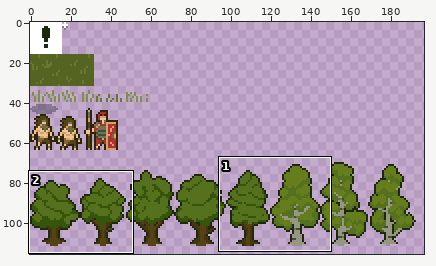
Pixel-art file -- src/sprites.aseprite. Above: a wide view before the commit, with the close-up outlined.
Close-up. Earlier state:
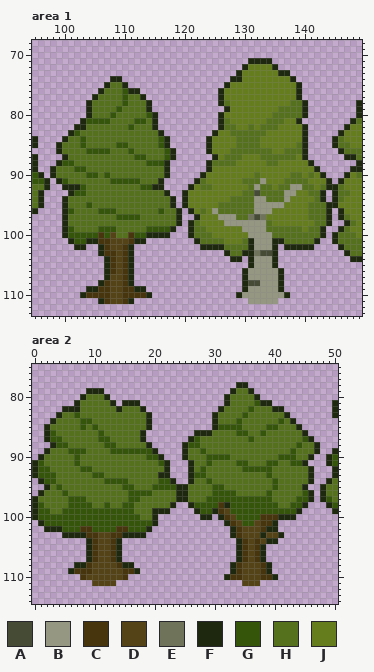
256x512 pixels, 1 frame. Colours within 5 levels of each other are drawn and written as one. Shown: area 1: x 95..149, y 68..113; area 2: x 0..50, y 75..114. The wide view leaves out empty margins.
Palette (. is transparent): A #464b35  B #969782  C #46350d  D #554318  E #6e735a  F #1d280e  G #35550b  H #56711d  J #657d1d
Pixels before, area 1 (only the part around the change), first column x 95:
 68 ......................................................
 69 ......................................................
 70 ......................................................
 71 ....................................FFFF..............
 72 ...................................FJJJJF.............
 73 ..................................FJJJJJJFF...........
 74 .............FF..................FFJJJJJJJJF..........
 75 ............FHHF................FJJJJJJJJJJJF.........
 76 ...........FHHHGFF.............FJJJJJJJJJJJJF.........
 77 ..........FHHHHGHHF............FJJJJJJJJJJJJF.........
 78 .........FHHHHHGHHHF...........FHJJJJJJJJJJHHF........
 79 .........FHHHHGHHHHF............FJJJJJJJJHHHHF........
 80 .........FHHHGHHHHHGF..........FJJJJJJJJHHHHHF........
 81 ........FGGGGHHHHGGHF..........FHJJJJJJHHHJJF........F
 82 .......FFHHHHHHHGHHHF..........FHHJJHJHHHJJJJF......FJ
 83 ......FGHHHHHHHHHHHHHF........FJJHHHHHHJJJJJJF.....FJJ
 84 F....FHHGHHHHHHHHHHHHGF......FJJJJHHHHJJJJJJJF....FHJJ
 85 F...FHHHGHHHHHGGHHHHHGF......FJJJJHHHHJJJJJJHF....FHHJ
 86 ....FHHHHGGGGHHHGHHHHHGF.....FJJJHHHHHHHJJHHHF.....FHH
 87 F....FHHHHHHHHHHHGGHHHGF......FJHHHJJJHHHHHHJF......FF
 88 F...FGGHHHHHHHHHHHHGGGF......FHHHHJJJJJHHJJJJJF.......
 89 F..FHHHGGHHHHHHHHHHHHHF......FJJJJJJJJJJJJJJJJJF.....F
 90 GF.FHHHHHGGHGHHHHHHHHHF.....FJJJJJJJJHJJJJJHHJHJF...FJ
 91 GGF.FGHHHHHHHGGGGGHHHF.....FHJJJJJJHHHBJJJHHHHJJJF.FJJ
 92 HHF..FFFGHHHHHHHHHGGFF....FJHHJJJJJJHBHHJHHBBHHJHFFHJJ
 93 HF....FGGHHHHHHHHHHHHHF..FJJJJJJJJJHHAHHHHBBJJHHF.FHHJ
 94 HF...FHHHHHHHHHHHHHHHHHF.FJJJJJJJHHHHBBHHHBJJJJHF.FHJJ
 95 HF...FHHHGHHHHHHHHHHHHHF.FJJJJJHHHHHHBBBBBJJJJHHHFFJJJ
 96 F....FGHHHHGGGHHHHHHHGHHF.FJHJBHHHHHHBBBJJJJJJHHHF.FJJ
 97 .....FHHHHHHHHGGGGHHHHHHF..FJJJBBBHHEAEJJJJJJJHHHF.FHJ
 98 .....FHHHHHHHHHHHHHHHHHHF.FHJJJJBBBBBBBHJJJJJJJHHF..FH
 99 .....FGHHHHGGGHHHHHGGGGF..FHHJJJJJJBBBBHHHHHHJHHF..FHJ
100 .....FGGGGGCGDHHCGGFFFF...FHHHJJJJJJBBBBHHHHHHHHF.FHHH
101 ......FGGFFCCDDDCFF........FHHHHJJJHFBBBFFHHHHHF..FHHH
102 .......FF..FCDDCF...........FFFFHHHHFBBBF.FFFFF....FHH
103 ...........FCCDCF...............FHHFFEAAF...........FH
104 ............FCDCF................FF.FBBBF............F
105 ............FCDCF...................FBBBF.............
106 ............FCDCF..................FBBBBBF............
107 ............FDDCF..................FBBBBBF............
108 ...........FCDDCF..................FAABBBF............
109 .........FFCCDDCCFF................FBBBBBF............
110 ........FCCCCDDCCCCF..............FBBBBBBBF...........
111 ...........FCDDCF...................BBBBB.............
112 ......................................................
Pixels before, area 2, first column x 0:
 78 ..................................FF...............
 79 .........FFF.....................FHHF..............
 80 ........FHHHF...................FHHHHF.............
 81 .......FHHHHHF.FFF..............FHHHHGFF..........F
 82 .....FFFHHHHHHFHHHF............FHHHHGHHHFF........F
 83 ....FHHGHHHHHHHHHHHF..........FHHHHGHHHHHHF.......F
 84 ...FHHHHGGHHHHHHHHHF..........FHHHGHHHHHHGHF.......
 85 ..FHHHHHGHGHHHHHHHHF..........FGGGGHHHHGGHHHF......
 86 ..FGHHHHHHHGHHHHHHF........FFFHHHHGGHHGHHHHHHF.....
 87 ..FGGHHHHHHGGHHHHHF.......FGHHHHHHHHGHHHHHHHHGF....
 88 ...FGGHHHHHHGGHHHHHF.....FGGHHHHHHHHHHHHHHHHGHHF...
 89 ..FHHHGGGHHHHGGGGGGGF....FHHGHHHHHHHHHHHHHHGHHHF..F
 90 .FHHHHHGHHHHHHHHHHHGGF...FHHHGGGGHHHHHHHHGGGHHF..FG
 91 FGHHHHHGHHHHHHHHHHHHHGF...FHHGHHHHGGHHHGGHHGGF...FG
 92 FGGHHHHHGGHHHHHHHHHHHHF...FHGHHHHHHGGGGGHHHHHHF...F
 93 FGGGHHHHHHGGHHHHHHHHHFF...FGGHHHHHHHHHHGHHHHHHF...F
 94 .FGGHHHHHHHHGGGGHHHHHGGF..FHHGHHHHHHHHHHGHHHHHF..FH
 95 ..FHGHHHHHHHHHHGGHHHGGGGFFHHHHGGHHHHHHHHGHHHHF..FHH
 96 .FHHHGHHHHHHHHHHGGGGHHHHFFHHHHGGGGHHHHHGHHHHHGF.FHH
 97 FHHHHHGGGHHHHHHHGGHHHHHHFFHHHGGGGGGGGGGGHHHHGGF.FGH
 98 FGHHHHGGGGHHGHHGGHHHHHHF..FGGGGCFGGGGGGGGHHGGF...FG
 99 FGGHHGGGGGGGGGGGGHHHFFF....FGGFCDGGGGGGGGGGGF.....F
100 FGGGGGGGGGGGGGGGGGHHF.......FF.FCDGGGGCCCFFF.......
101 .FGGGGGGGGGGGGGGGGGGF...........FCDGGDCCF..........
102 ..FFFGGGCCGGGGCCGGGF.............FCDDDCFF..........
103 .....FFFFCCDDCCFFFF..............FCDDDFDDF.........
104 .........FCDDCF...................FCDCDFF..........
105 .........FCDDCF...................FCDCF............
106 .........FCDDCF...................FCDCF............
107 .........FCDDCF...................FCDCF............
108 .......FFCDDDDCFF................FCDDDCF...........
109 ......FCCCDDDDDCCF...............FCDDDCF...........
110 ........CDDDDDDC................FCCDDDCCF..........
111 ..........DDDD.....................DDD.............
And afterwards:
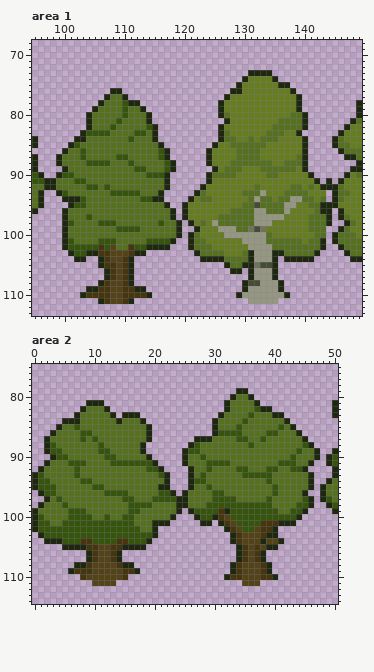
Changes in this commit:
Changed rows in their new state; - is an unchanged pixel.
Area 1:
first column x 98:
 71 ---------------------------------....---------
 72 --------------------------------......--------
 73 -------------------------------..FFFF...------
 74 ----------..------------------..F----F...-----
 75 ---------....----------------..F------FF..----
 76 --------..FF...-------------..FF--------F.----
 77 -------..F--F...------------.F----------------
 78 ------..F----FF..------------J----------JF.---
 79 ------.F---HG--F.-----------FJ--------JJJF.---
 80 ----------H-G---F.-----------H-------JJJ------
 81 -----.FHHH-G--HHF.----------.F------JJ-HHHF---
 82 ----..F---G--H--G------------JJ--J-JJ-HHHH----
 83 ---..FGGGG----GG-F.--------.FHJJJJJJHHH--F.---
 84 --..FF-------G---F..------..FHHJJ-JHHH--------
 85 -..FGH-----HH-----F.------.F--H----H-----J----
 86 -.F--GHHHH---H----GF.---------J----JJ--JJJ----
 87 -FH--G-----GG-HH--GF.-----FJ-JJ-HHHJJJJJJH----
 88 --HH--GGGG---G--HHHGF------JJJ-HHHHH-J-HHHF.--
 89 ..F-HH--------GG---GF-----.F-HHH---HHHHHH-F..-
 90 .FGG--HH-H------GGG------.FHHHH---J-HH--JJ-F..
 91 FHH-GG----HHHHH---HF----..F-----JJJJ---JJJJ-F.
 92 FHHHHHGG-G-----HHHHF---..FJ------JHJJ-JJHHJ--F
 93 -FGHHH----GGGGG---F.--..FH--------HBJJJHHHHJJJ
 94 ---FFG---------GGFF..-.F-HH---JJJ--H-J-HBBHHJH
 95 --.FGGH------------F.-------JJJJ--AHHHHBB----F
 96 ---H----HHH-------H-F.FJ-J-JJJ------HHHB---J-F
 97 ------G----HHHH-----F.FJJ---HHH--HBBBBB-------
 98 ---G----GGG-------G-----JH-BHHHHHH--B------H--
 99 ---H----HHHGGGG-HHHHHF-.FJ--BBBHHEAEJJJJJJ---H
100 ---HHHHHHHH--HHHHHHHHF---JJ--BBBB---HJJJJJJJ-H
101 --FGHHHHGGGHHHHHGGGGF--FH-JJJ---BB--HHH---J-HF
102 --FGGGGGCG-HHCGGFFFF---FHHHJJJJJJB---HHHHHHHHF
103 ---FGGFFC-D-DCFF--------FHHHHJJJH-BBB-FHHHHHF-
104 ----FF--FCD--------------FFFFHHHH------FFFFF--
105 --------FC-------------------FHHF-EAA---------
106 ------------------------------FF.F---F.-------
107 ----------C---------------------.F---F.-------
Area 2:
first column x 0:
 78 ----------------------------------..------------
 79 ---------...---------------------.FF.-----------
 80 --------.....-------------------.F--F.----------
 81 -------..FFF..-...-------------------F..--------
 82 -----...F---F......------------.F---HGFF..------
 83 ----...F-----F.FFF..----------.F---HG---FF.-----
 84 ---..FFFHH----F---F.--------------HG-----HF.----
 85 --..F--GH-H--------------------HHH-----HHG-F.---
 86 --.F----GG-H------HF-------...FGGG-H--HGG---F.--
 87 ---HH---G-GHH-----HF------.FFF----GGH-G------F.-
 88 --FGHH-----GHH----F.-----.F---------G-------HGF.
 89 ---GG-HHH--GGHHHHHF..-----GGH--------------HG---
 90 -..FGG-H----GG-----F..------GHHHH--------HH---HF
 91 ..F---G-G----GGGGGGGF..--FH---GGG-HH---HHGG-HHF-
 92 .FH----GHH---------GGF.-----HG----G-HHH-G--GGF.-
 93 --HH---G--HH---------G-----H-------GGGG---------
 94 FG-H----GG--HHHH-----HF.---GGH---------GH-------
 95 FGGGH-----GG---HH---HFF...F--GHH-------------HF-
 96 --GG-H------GGGGHHHH-GGF.-------HH-----HG----F.-
 97 ..F-G-HHH------G-H--GGGG-----H----HHHHH-----H---
 98 .F---GHHHH--H--H-GGG---HFFHHH--GG-------H--H-GF-
 99 -HH--H---HHHHHHH-G--HHHHF-FG--G-F--------HH-GF--
100 --HHHH----HH-HH--H--HHHF---FGGFCDG----GGGGGGF---
101 FG-HH------------HHH-FF-----FF-FCDG--G--CFFF----
102 FGGGG---GG----GG--HHF-----------FCDGG--C--------
103 -FGGGGGGGGGGGGGGGGGGF-----------------CFF.------
104 --FFFGGGCCGGGGCCGGGF-------------FCD-DFDDF------
105 -----FFFFC----CFFFF-------------------DFF-------
Pixel boxes of the changes (left, top, right, bottom) in both close-ups:
changed: (50, 58, 326, 280)
changed: (32, 382, 320, 550)
